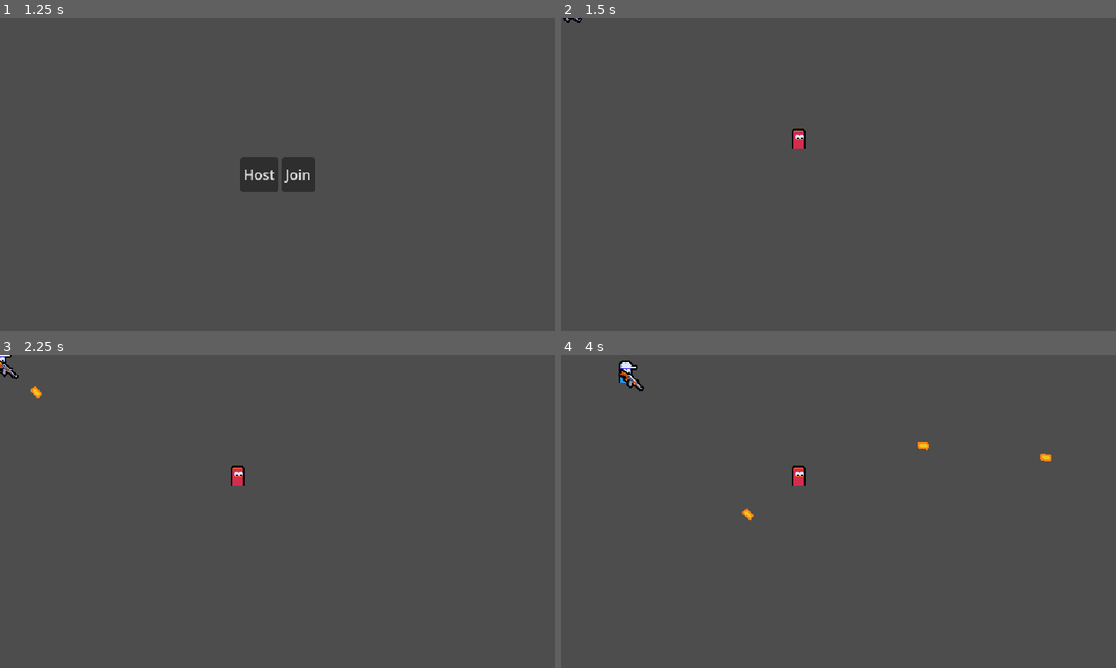
Above: before the commit, frames 1-4 (two rows, left to right).
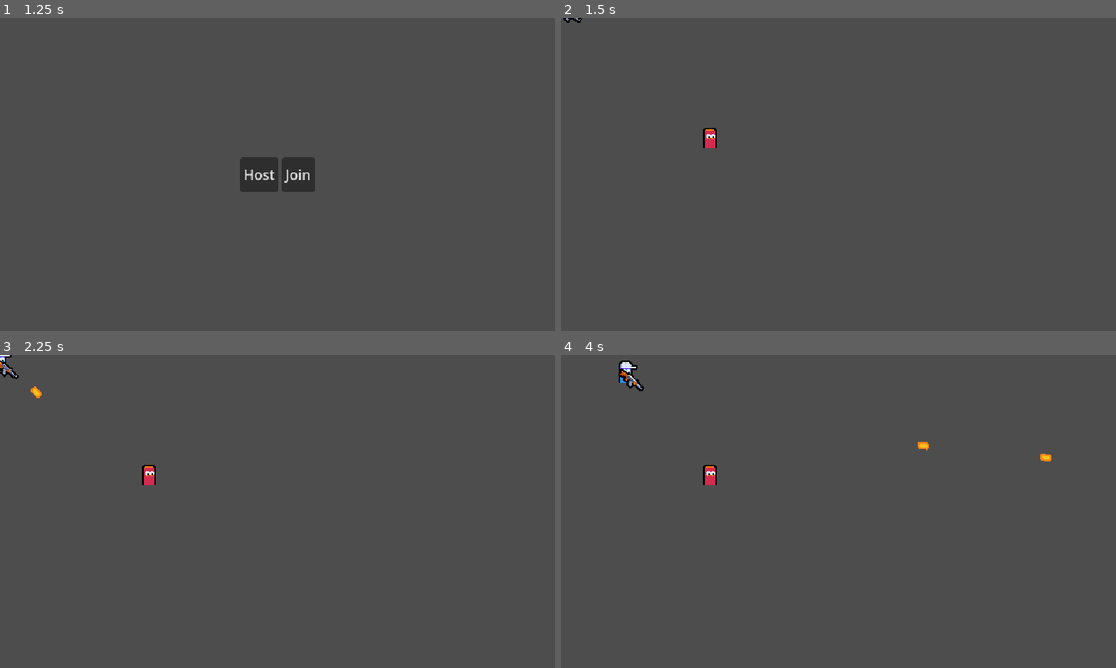
Above: after the commit, the same moments.

Repository: VictorPrazeres/2DMultiplayer
Game: Godot game, scene res://ui/main_menu/main_menu.tscn
The game is run twice, just before and just after one commit, with the same random seed, the same clock (stepped at 60 frames per second) and the same inputs.
Inputs (mouse positions are in pixels of both pictures, inside the frame that each line leads up to):
- Up to frame 1 (1.25 s): tap Enter at 0.5 s; move the mouse to (399, 158) at 0.52 s; press the mouse at (399, 158) at 0.53 s; hold D (move_right) from 0.53 s (still down)
- Up to frame 2 (1.5 s): release D (move_right) at 1.25 s; release the mouse at (960, 158) at 1.25 s; click "Host" at 1.25 s
- Up to frame 3 (2.25 s): tap Space at 2 s; move the mouse to (166, 527) at 2.02 s; hold S (move_down) from 2.03 s (still down); click (166, 527) at 2.1 s
- Up to frame 4 (4 s): move the mouse to (894, 442) at 2.77 s; release S (move_down) at 2.78 s; press the mouse at (894, 442) at 2.78 s; hold D (move_right) 2.78-3.53 s; move the mouse to (810, 574) at 3.52 s; release the mouse at (810, 574) at 3.53 s; hold W (move_up) from 3.53 s (still down); click (810, 574) at 3.6 s

Frame 1 is identical in both runs. In frame 2, 0.3% of the frame differs, in the area x 25-45%, y 35-42%; in frame 3, 0.3%; in frame 4, 0.4%, in the area x 25-45%, y 35-53%.

Commit message:
feat(bullet): implement collision detection and handling
Add collision logic to bullet scenes to detect impacts with physics bodies,
triggering projectile destruction and emitting hit signals for damage processing.

Diff:
--- /dev/null
+++ b/entities/enemy/enemy.gd
@@ -0,0 +1,16 @@
+extends CharacterBody2D
+
+@onready var hurtbox: Area2D = $Hurtbox
+
+
+func _ready() -> void:
+	hurtbox.area_entered.connect(_on_area_entered)
+
+
+func _on_area_entered(other_area: Area2D):
+	if !is_multiplayer_authority():
+		return
+	if other_area.owner is Bullet:
+		var bullet = other_area.owner as Bullet
+		bullet.register_collision()
+		print("collision")
--- a/entities/enemy/enemy.tscn
+++ b/entities/enemy/enemy.tscn
@@ -1,11 +1,24 @@
-[gd_scene load_steps=3 format=3 uid="uid://dm0754lgs1m7u"]
+[gd_scene load_steps=5 format=3 uid="uid://dm0754lgs1m7u"]
 
+[ext_resource type="Script" uid="uid://b3m16r7ng73s1" path="res://entities/enemy/enemy.gd" id="1_im2q6"]
 [ext_resource type="Texture2D" uid="uid://cbsaisnil07vn" path="res://entities/enemy/enemy_medium.png" id="1_ksmh7"]
+
+[sub_resource type="RectangleShape2D" id="RectangleShape2D_ksmh7"]
+size = Vector2(16, 24)
 
 [sub_resource type="CircleShape2D" id="CircleShape2D_ksmh7"]
 radius = 4.0
 
 [node name="Enemy" type="CharacterBody2D"]
+script = ExtResource("1_im2q6")
+
+[node name="Hurtbox" type="Area2D" parent="."]
+position = Vector2(0, -12)
+collision_layer = 0
+collision_mask = 256
+
+[node name="Collision" type="CollisionShape2D" parent="Hurtbox"]
+shape = SubResource("RectangleShape2D_ksmh7")
 
 [node name="Texture" type="Sprite2D" parent="."]
 texture = ExtResource("1_ksmh7")
--- a/game_object/bullet/bullet.gd
+++ b/game_object/bullet/bullet.gd
@@ -20,6 +20,10 @@
 	rotation = _direction.angle()
 
 
+func register_collision():
+	queue_free()
+
+
 func _on_life_timer_timeout():
 	if is_multiplayer_authority():
 		queue_free()
--- a/game_object/bullet/bullet.tscn
+++ b/game_object/bullet/bullet.tscn
@@ -14,6 +14,8 @@
 properties/2/spawn = true
 properties/2/replication_mode = 0
 
+[sub_resource type="CircleShape2D" id="CircleShape2D_1wu1k"]
+
 [node name="Bullet" type="Node2D"]
 script = ExtResource("1_1wu1k")
 
@@ -25,5 +27,12 @@
 one_shot = true
 autostart = true
 
+[node name="Hitbox" type="Area2D" parent="."]
+collision_layer = 256
+collision_mask = 0
+
+[node name="Collision" type="CollisionShape2D" parent="Hitbox"]
+shape = SubResource("CircleShape2D_1wu1k")
+
 [node name="Texture" type="Sprite2D" parent="."]
 texture = ExtResource("1_j5myr")
--- a/main.tscn
+++ b/main.tscn
@@ -11,4 +11,4 @@
 spawn_path = NodePath("..")
 
 [node name="Enemy" parent="." instance=ExtResource("2_0xm2m")]
-position = Vector2(273, 150)
+position = Vector2(171, 149)
--- a/project.godot
+++ b/project.godot
@@ -55,6 +55,10 @@
 ]
 }
 
+[layer_names]
+
+2d_physics/layer_9="Bullet"
+
 [rendering]
 
 textures/canvas_textures/default_texture_filter=0
Not shown, added: entities/enemy/enemy.gd.uid
Not shown: 1 places in game_object/bullet/bullet.tscn that only renumber resources
